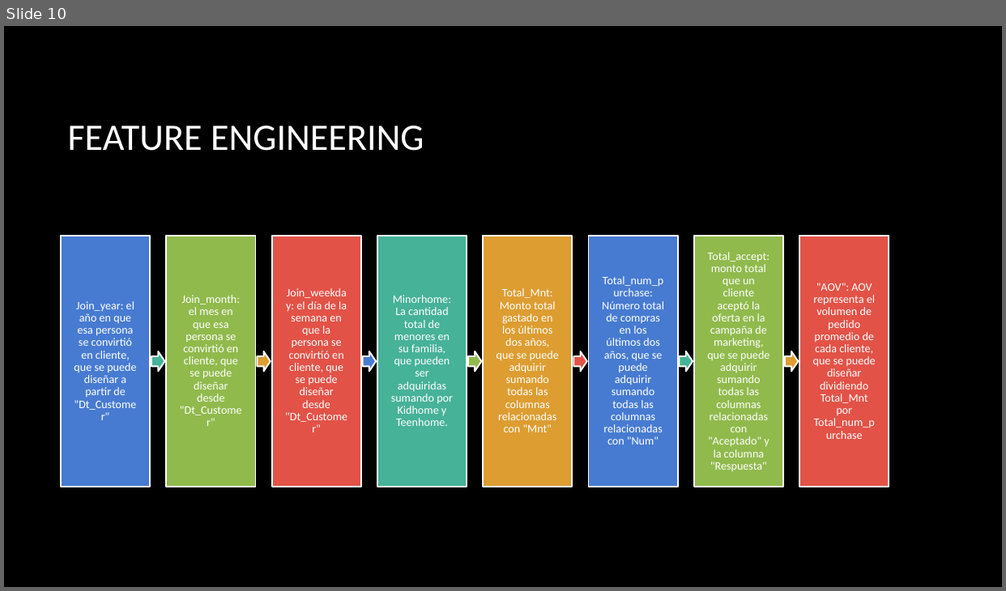
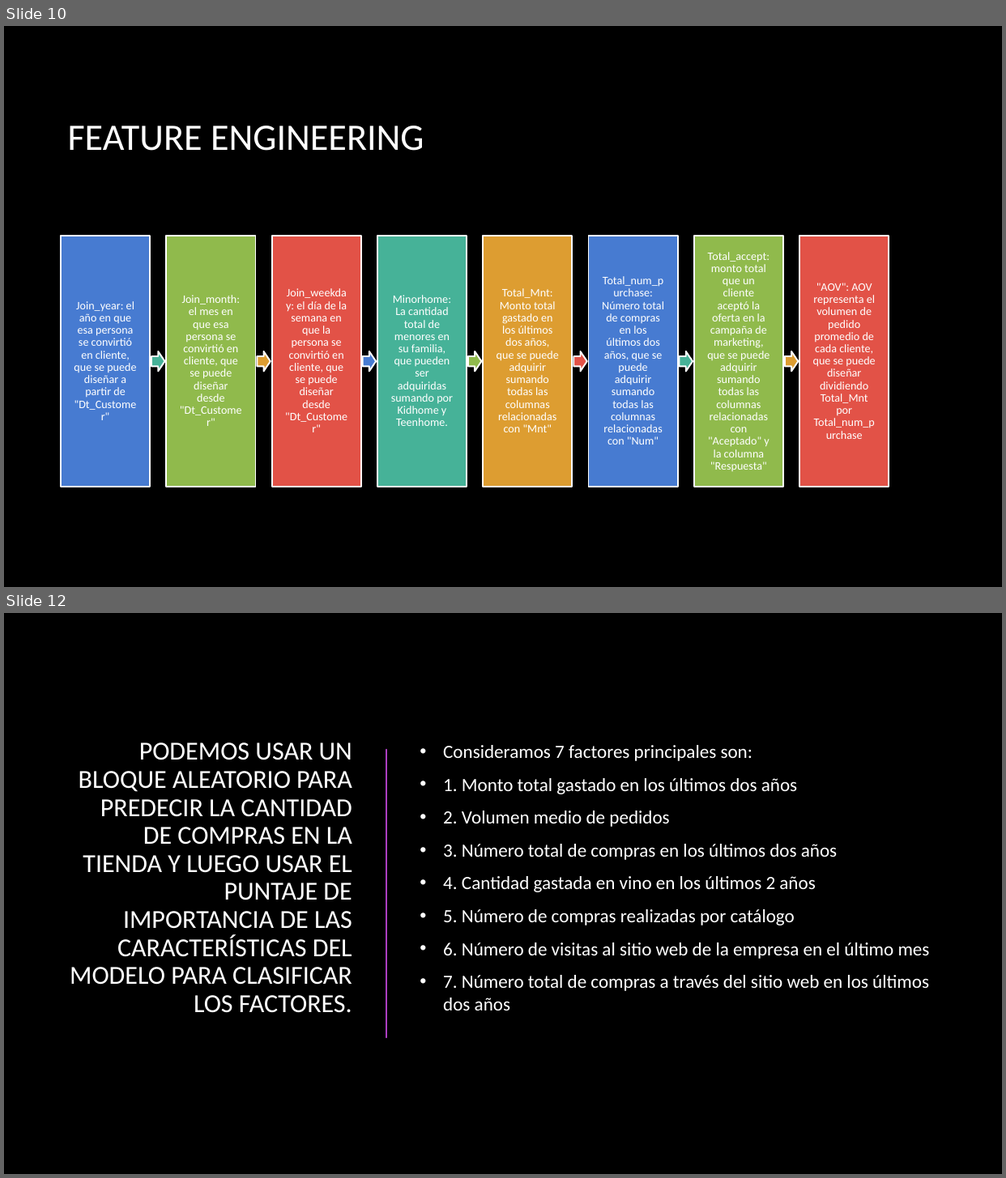
Before and after one commit to lumivalsa/ML-aplicado-MKT-Analytics, a slide deck: Presentación_mkt.pptx. Shown one above the other, each under a label of ours: slide 10 before the commit, slides 10 and 12 after it; the slides between them are not shown. The pictures are 1006x591 and 1006x1178 pixels, drawn with LibreOffice and Linux fonts; fonts in the diff are those of the drawing; background and template pictures are left out. Boxes give left, top, right and bottom in pixels: in the first picture for what was removed or moved away, otherwise in the second. Text is boxed around its words. In the diff, an @@ line names an element or a change of style, - is before the commit and + after.

```diff
--- a/Presentación_mkt.pptx
+++ b/Presentación_mkt.pptx
@@ slide 12 added at (x1=4, y1=613, x2=1002, y2=1174), background picture (left out) @@
@@ title added at (x1=70, y1=743, x2=352, y2=1013), 25 pt, text #FFFFFF @@
+PODEMOS USAR UN BLOQUE ALEATORIO PARA PREDECIR LA CANTIDAD DE COMPRAS EN LA TIENDA Y LUEGO USAR EL PUNTAJE DE IMPORTANCIA DE LAS CARACTERÍSTICAS DEL MODELO PARA CLASIFICAR LOS FACTORES.
@@ line added from (386, 749) to (386, 1037), #AC3EC1 1.5 pt @@
@@ text added at (x1=443, y1=745, x2=930, y2=1011), 18 pt, text #FFFFFF @@
+• Consideramos 7 factores principales son:
+• 1. Monto total gastado en los últimos dos años
+• 2. Volumen medio de pedidos
+• 3. Número total de compras en los últimos dos años
+• 4. Cantidad gastada en vino en los últimos 2 años
+• 5. Número de compras realizadas por catálogo
+• 6. Número de visitas al sitio web de la empresa en el último mes
+• 7. Número total de compras a través del sitio web en los últimos dos años
```
Also in this commit, not shown: 6 other slides added, 1 slide removed, 2 other files.
